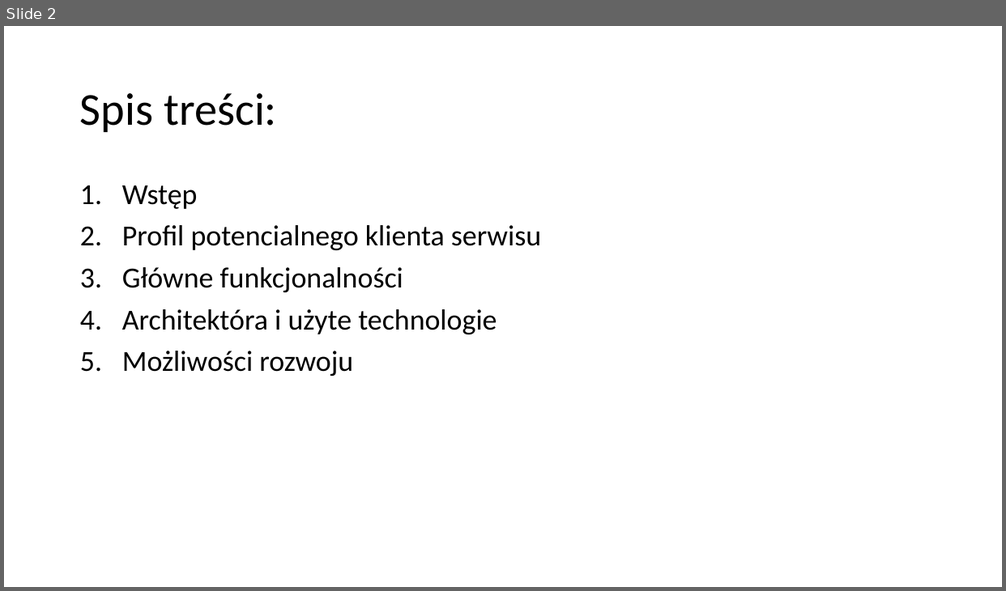
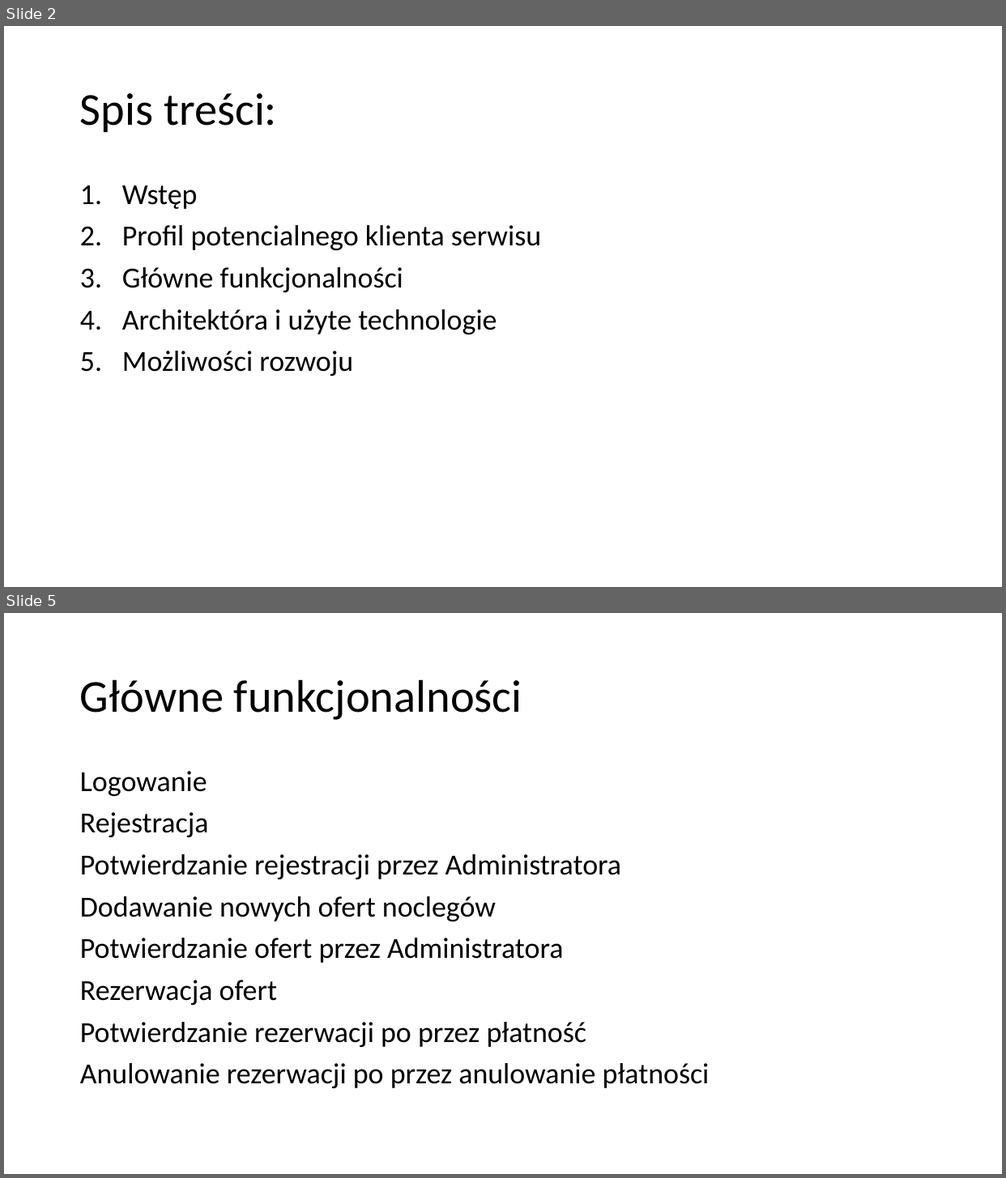
Before and after one commit to bjj-project/accommodation_announcements_documentation, a slide deck: accommodation_announcements_presentation.pptx. Shown one above the other, each under a label of ours: slide 2 before the commit, slides 2 and 5 after it; the slides between them are not shown. The pictures are 1006x591 and 1006x1178 pixels, drawn with LibreOffice and Linux fonts; fonts in the diff are those of the drawing. Boxes give left, top, right and bottom in pixels: in the first picture for what was removed or moved away, otherwise in the second. Text is boxed around its words. In the diff, an @@ line names an element or a change of style, - is before the commit and + after.

```diff
--- a/accommodation_announcements_presentation.pptx
+++ b/accommodation_announcements_presentation.pptx
@@ slide 5 added at [4, 613, 1002, 1174], background #FFFFFF @@
@@ title added at [80, 679, 522, 720], 44 pt, text #000000 @@
+Główne funkcjonalności
@@ text added at [80, 771, 710, 1088], 28 pt, text #000000 @@
+Logowanie
+Rejestracja
+Potwierdzanie rejestracji przez Administratora
+Dodawanie nowych ofert noclegów
+Potwierdzanie ofert przez Administratora
+Rezerwacja ofert
+Potwierdzanie rezerwacji po przez płatność
+Anulowanie rezerwacji po przez anulowanie płatności
```
Also in this commit, not shown: 1 slide changed, 6 other slides added.
